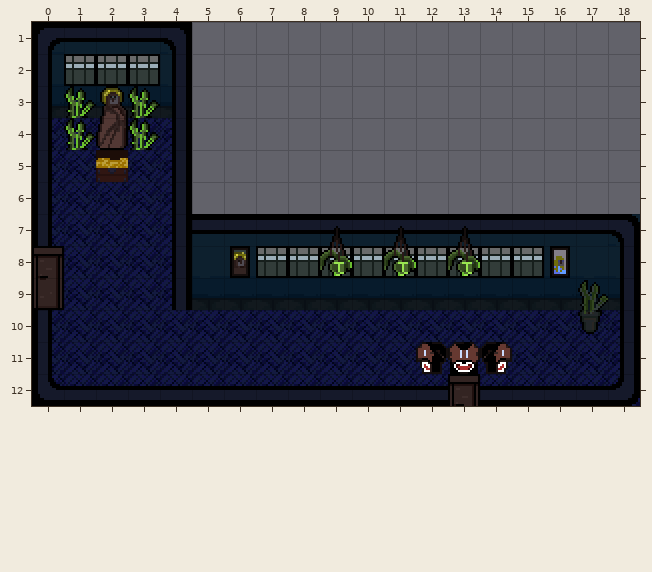
Two versions of a level (Tiled map, game/assets/tiles/living_room_corridor.tmx). Above is the file before it was changed.
Cells are 16x16 px. Shown: x 0..18, y 1..12. Tiles whose own drawing changed are shown in their newer look in all pictures.
Once edited:
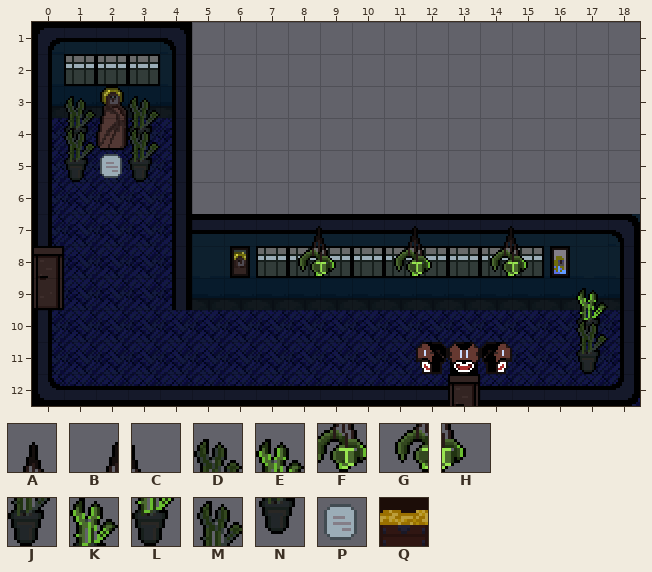
Key: from "furniture_tileset_v2": A 240, B 241, C 242, D 244, E 246, F 271, G 272, H 273, J 275, K 276, L 277, M 305, N 336, P 400; from "tileset": Q 75.
_ is an empty cell, . an unchanged one.
Objects are placed by their top-left corner, in cells (3,4 is the top-left corner of cell 3,4); size is 1x1 cell unless given.
Change:
--- layer "Tile Layer 2"
@@ x 1..3 @@
- 3 K.K
- 4 K.K
+ 3 D.D
+ 4 J.J
@@ x 17..17 @@
- 9 M
-10 N
+ 9 E
+10 L
--- layer "Tile Layer 3"
@@ x 1..3 @@
- 4 _._
- 5 _._
+ 4 D.D
+ 5 J.J
@@ x 8..15 @@
- 7 _A.A_A__
- 8 _F.F_F__
+ 7 BC.BC_BC
+ 8 GH.GH_GH
@@ x 17..17 @@
-10 _
-11 _
+10 D
+11 J
--- layer "Object Layer 1"
+P at 2,5
-Q at 2,5
Pixel boxes of the changes (left, top, right, bottom) in both pictures:
changed: (64, 86, 160, 182)
changed: (298, 226, 352, 276)
changed: (384, 226, 528, 276)
changed: (576, 280, 608, 374)
